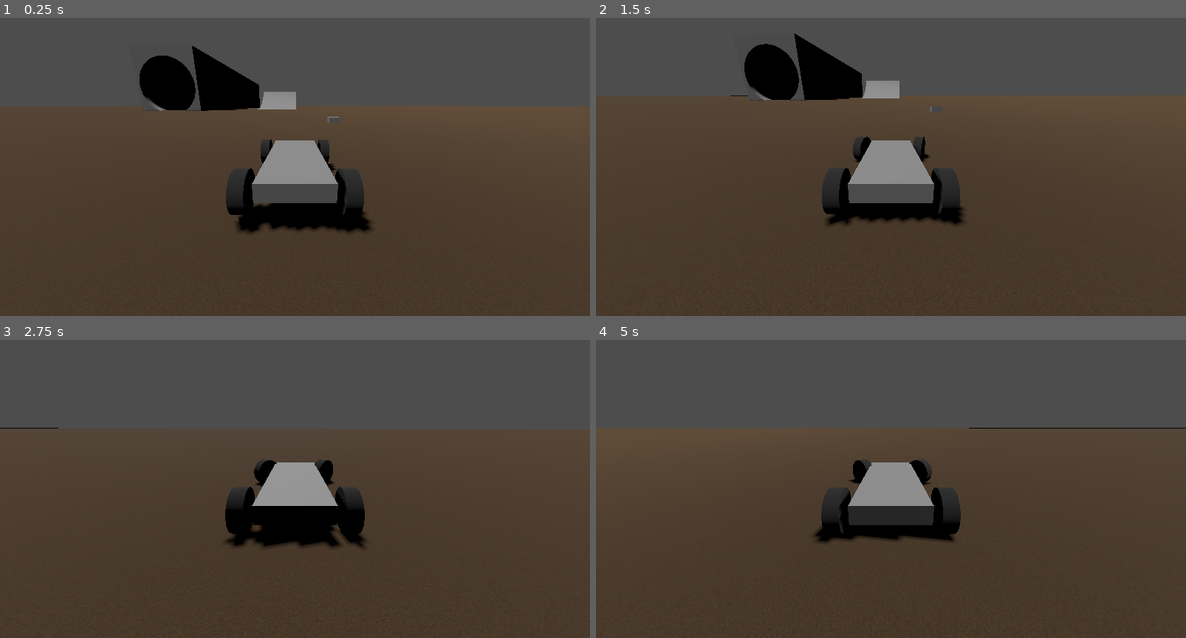
Above: before the commit, frames 1-4 (two rows, left to right).
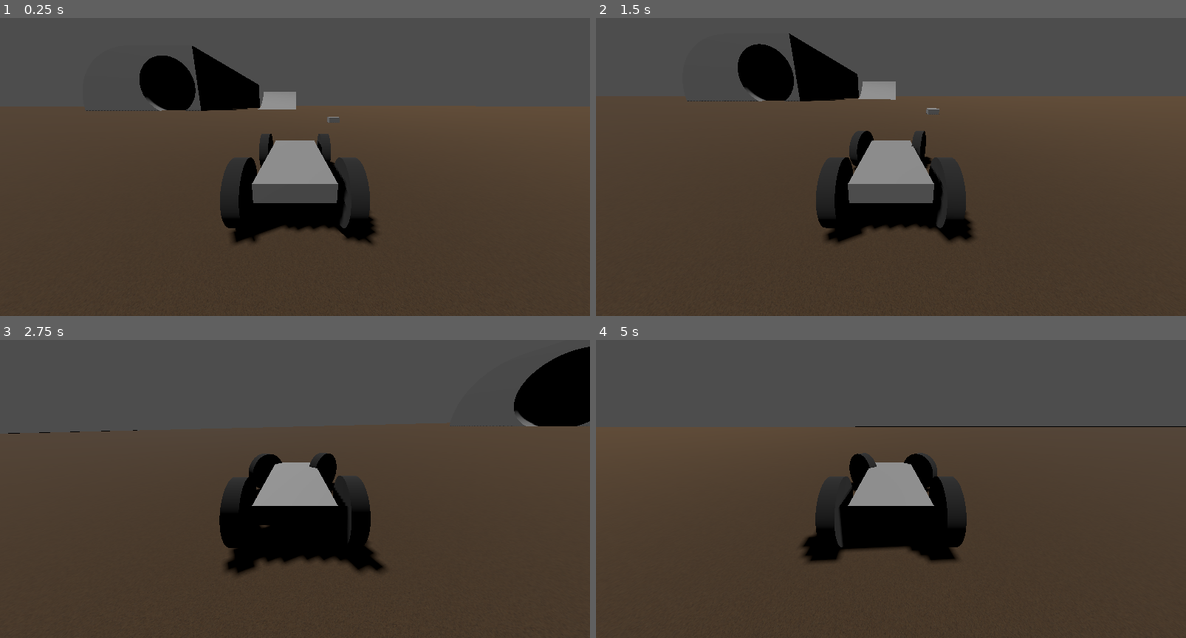
Above: after the commit, the same moments.

Repository: Aadniz/pqcrg
Game: Godot game, scene res://map1.tscn
The game is run twice, just before and just after one commit, with the same random seed, the same clock (stepped at 60 frames per second) and the same inputs.
Inputs:
- Up to frame 1 (0.25 s): no input
- Up to frame 2 (1.5 s): hold Right (right) 0.53-1.28 s; hold Down (backward) from 1.28 s (still down)
- Up to frame 3 (2.75 s): release Down (backward) at 2.03 s; hold Right (right) from 2.03 s (still down)
- Up to frame 4 (5 s): release Right (right) at 2.78 s; hold W (forward) 2.78-3.53 s; hold Left (left) from 3.53 s (still down)

The runs differ from the first frame. In frame 1, 1.7% of the frame differs, in the area x 14-64%, y 30-76%; in frame 2, 3.3%; in frame 3, 5.9%, in the area x 0-100%, y 2-100%; in frame 4, 3.9%.

Commit message:
Added convex

Diff:
--- a/map1.tscn
+++ b/map1.tscn
@@ -36,7 +36,7 @@
 [node name="Node3D" type="Node3D"]
 
 [node name="DirectionalLight3D" type="DirectionalLight3D" parent="."]
-transform = Transform3D(0.882693, -0.422965, -0.204824, 0, -0.435844, 0.900022, -0.469949, -0.794444, -0.384717, -178.617, 305.362, 431.012)
+transform = Transform3D(0.882693, -0.422965, -0.204824, 0, -0.435844, 0.900022, -0.469949, -0.794444, -0.384717, 0, 20.9545, 0)
 shadow_enabled = true
 
 [node name="VehicleBody3D" parent="." instance=ExtResource("2_gjil3")]
@@ -82,6 +82,17 @@
 sides = 64
 cone = true
 
+[node name="CSGCylinder3D2" type="CSGCylinder3D" parent="Map/Props/Tunnel"]
+transform = Transform3D(1, 0, 0, 0, -4.37114e-08, 1, 0, -1, -4.37114e-08, -10, -10, 0)
+radius = 20.0
+height = 100.0
+sides = 64
+
+[node name="CSGBox3D" type="CSGBox3D" parent="Map/Props/Tunnel/CSGCylinder3D2"]
+transform = Transform3D(1, 0, 0, 0, 1, 8.35187e-23, 0, 8.35187e-23, 1, 9.99998, 16, 10)
+operation = 2
+size = Vector3(20, 200, 30)
+
 [node name="SpotLight3D" type="SpotLight3D" parent="Map/Props/Tunnel"]
 transform = Transform3D(1, -4.37114e-08, -4.37114e-08, 4.37114e-08, -4.37114e-08, 1, -4.37114e-08, -1, -4.37114e-08, 0, 2, 25)
 light_energy = 1.647
--- a/player.tscn
+++ b/player.tscn
@@ -13,11 +13,13 @@
 
 [sub_resource type="CylinderMesh" id="CylinderMesh_yornu"]
 material = SubResource("StandardMaterial3D_an80k")
-top_radius = 0.3
-bottom_radius = 0.3
+top_radius = 0.45
+bottom_radius = 0.45
 height = 0.2
 
 [node name="VehicleBody3D" type="VehicleBody3D"]
+center_of_mass_mode = 1
+center_of_mass = Vector3(0.1, -0.1, 0)
 script = ExtResource("1_r3jdc")
 
 [node name="Node3D" type="Node3D" parent="."]
@@ -42,7 +44,7 @@
 transform = Transform3D(-4.37114e-08, 0, 1, 0, 1, 0, -1, 0, -4.37114e-08, -1, 0, 0.7)
 use_as_traction = true
 wheel_roll_influence = 0.01
-wheel_radius = 0.3
+wheel_radius = 0.45
 wheel_rest_length = 0.1
 wheel_friction_slip = 8.0
 suspension_travel = 0.1
@@ -56,7 +58,7 @@
 transform = Transform3D(-4.37114e-08, 0, 1, 0, 1, 0, -1, 0, -4.37114e-08, -1, 0, -0.7)
 use_as_traction = true
 wheel_roll_influence = 0.01
-wheel_radius = 0.3
+wheel_radius = 0.45
 wheel_rest_length = 0.1
 wheel_friction_slip = 8.0
 suspension_travel = 0.1
@@ -70,7 +72,7 @@
 transform = Transform3D(-4.37114e-08, 0, 1, 0, 1, 0, -1, 0, -4.37114e-08, 1, 0, 0.7)
 use_as_steering = true
 wheel_roll_influence = 0.01
-wheel_radius = 0.3
+wheel_radius = 0.45
 wheel_rest_length = 0.1
 wheel_friction_slip = 8.0
 suspension_travel = 0.1
@@ -84,7 +86,7 @@
 transform = Transform3D(-4.37114e-08, 0, 1, 0, 1, 0, -1, 0, -4.37114e-08, 1, 0, -0.7)
 use_as_steering = true
 wheel_roll_influence = 0.01
-wheel_radius = 0.3
+wheel_radius = 0.45
 wheel_rest_length = 0.1
 wheel_friction_slip = 8.0
 suspension_travel = 0.1
